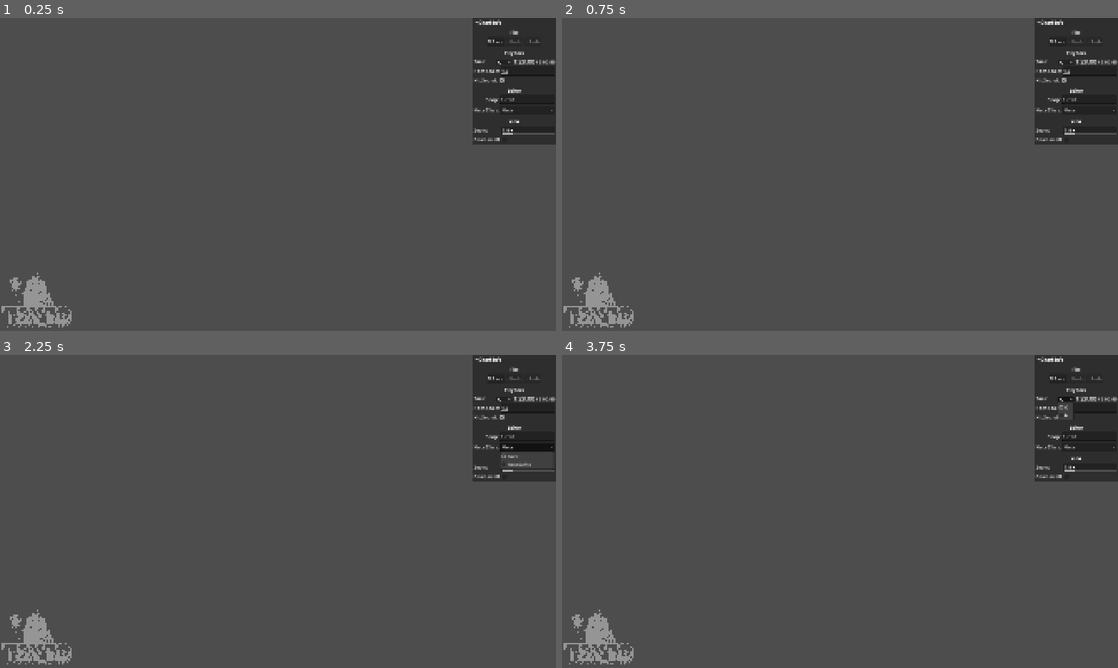
Above: before the commit, frames 1-4 (two rows, left to right).
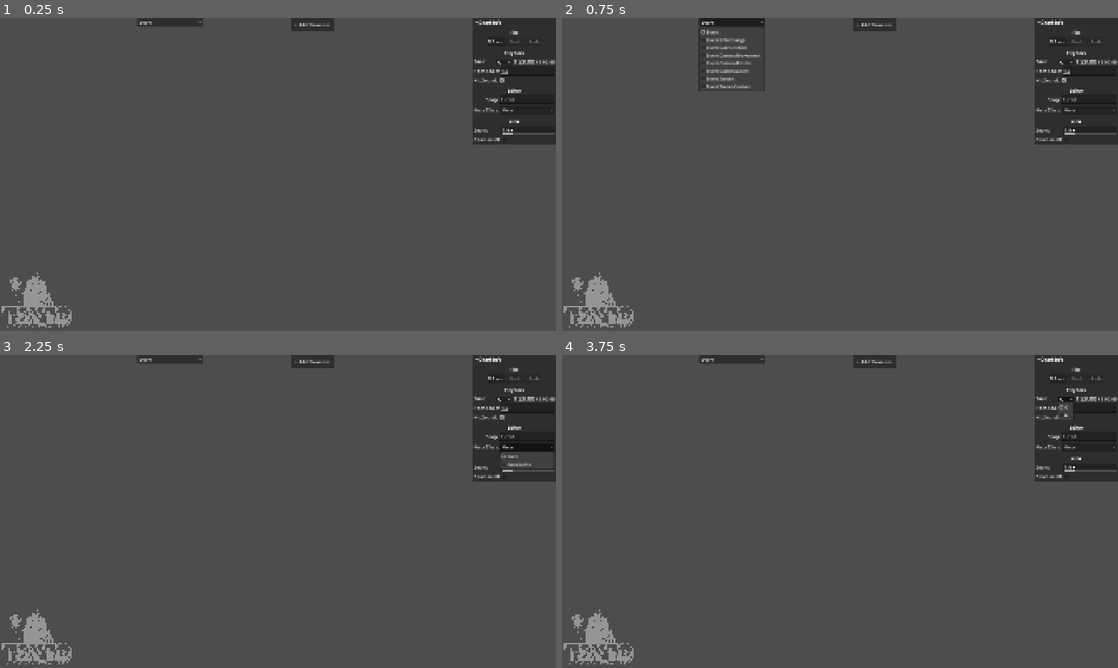
Above: after the commit, the same moments.

Repository: B3GD/b3gd
Game: Godot game, scene res://b3gd/chart_editor/chart_editor.tscn
Two runs of this game, one before a commit and one after it. Both use one fixed random seed, a clock stepped at 60 frames per second and the inputs below. This scene is started directly instead of the project's main scene. Sound files missing from this copy of the repository are replaced by a short silence.
Inputs (mouse positions are in pixels of both pictures, inside the frame that each line leads up to):
- Up to frame 1 (0.25 s): no input
- Up to frame 2 (0.75 s): click (734, 21) at 0.5 s, where only the run after the commit has a clickable "Event"
- Up to frame 3 (2.25 s): click (311, 361) at 1.25 s, where only the run after the commit has a clickable "+ Add Strumline"; click "Note" at 2 s
- Up to frame 4 (3.75 s): click "Save" at 2.75 s; click (1067, 398) at 3.5 s

The runs differ from the first frame. In frame 1, 0.6% of the frame differs, in the area x 24-61%, y 0-5%; in frame 2, 1.2%, in the area x 24-61%, y 0-24%; in frame 3, 0.6%; in frame 4, 0.6%.
Error in both runs: Invalid access to property or key 'strum_lines' on a base object of type 'null instance'. (res://b3gd/chart_editor/fake_note_manager.gd:15)

Commit message:
beginning to add adding events

Diff:
--- a/b3gd/chart_editor/chart_editor.tscn
+++ b/b3gd/chart_editor/chart_editor.tscn
@@ -6,6 +6,7 @@
 [ext_resource type="AudioStream" uid="uid://nwgw3lpaxmje" path="res://b3gd/chart_editor/sounds/note_click.wav" id="4_1yhdw"]
 [ext_resource type="Script" uid="uid://b8qw62xl3ryi3" path="res://b3gd/chart_editor/chart_saver.gd" id="5_n0gnj"]
 [ext_resource type="Script" uid="uid://b4it3bm2xipgc" path="res://b3gd/chart_editor/event_editing/event_view_arranger.gd" id="6_0pt3y"]
+[ext_resource type="Script" uid="uid://cy0rk72xgrung" path="res://b3gd/chart_editor/event_editing/event_class_box.gd" id="6_sjv8v"]
 [ext_resource type="PackedScene" uid="uid://b507lgcilwgxq" path="res://b3gd/chart_editor/event_editing/event_box.tscn" id="7_7xm88"]
 [ext_resource type="Script" uid="uid://dsxriov1ftjvw" path="res://b3gd/chart_editor/note_editing/strumline_container.gd" id="8_laud3"]
 [ext_resource type="PackedScene" uid="uid://dkros47lrg8sl" path="res://b3gd/chart_editor/note_editing/strum_line.tscn" id="9_8lyhl"]
@@ -140,6 +141,12 @@
 theme_override_constants/separation = 0
 alignment = 1
 
+[node name="EventClassBox" type="OptionButton" parent="EditorUI/UIContainer/WorkAreaScroll/Container" unique_id=686199424]
+layout_mode = 2
+size_flags_vertical = 0
+focus_mode = 0
+script = ExtResource("6_sjv8v")
+
 [node name="EditorEventContainer" type="Control" parent="EditorUI/UIContainer/WorkAreaScroll/Container" unique_id=833418235]
 unique_name_in_owner = true
 custom_minimum_size = Vector2(300, 0)
@@ -162,7 +169,6 @@
 layout_mode = 2
 
 [node name="AddStrumlineButton" type="Button" parent="EditorUI/UIContainer/WorkAreaScroll/Container" unique_id=166877994]
-visible = false
 custom_minimum_size = Vector2(0, 47)
 layout_mode = 2
 size_flags_horizontal = 4
--- /dev/null
+++ b/b3gd/chart_editor/event_editing/event_class_box.gd
@@ -0,0 +1,11 @@
+extends OptionButton
+
+var class_paths = []
+
+func _ready() -> void:
+	for global_class in ProjectSettings.get_global_class_list():
+		var object_example = load(global_class.path).new()
+		if object_example is Event:
+
+			add_item(global_class.class)
+			class_paths.append(global_class.path)
